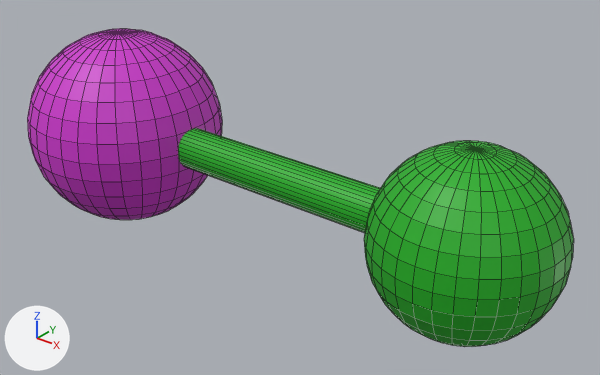
An edit to the FBX model Assets/Atoms/sodium_chloride.fbx, drawn before and after from the same camera.
Camera for both pictures: a camera (50 mm lens) standing at (1.634, -1.313, 0.808) and looking at (0.55, 0.041, -0.031). The lights are fixed; the arrows at lower left show +X, +Y and +Z. Mesh edges are drawn as thin lines.

The first picture shows 'sodium_chloride'.
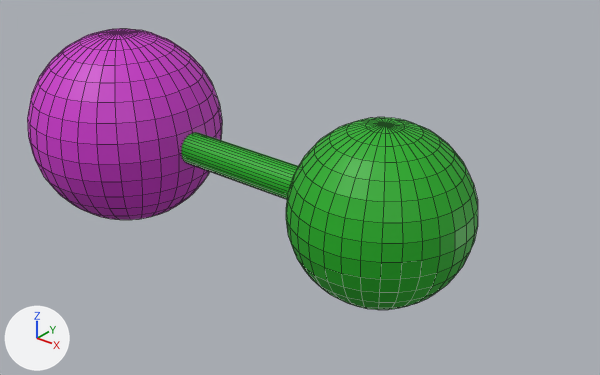
Patch to the scene script:
```diff
--- a/Assets/Atoms/sodium_chloride.fbx.py
+++ b/Assets/Atoms/sodium_chloride.fbx.py
@@ me_plane_045 @@
 me_plane_045.from_pydata(...)  # 1028 vertices, 1058 faces; spans x -0.25..1.2, y -0.25..0.25, z -0.25..0.25
 # used by ob_sodium_chloride; location = (0.0, 0.0, 0.0)
+# me_plane_045 part 1: the loose piece of 482 vertices spanning x 0.8..1.2, y -0.2..0.2, z -0.2..0.2 is moved by (-0.2, 0.0, 0.0)
+# me_plane_045 part 2: the loose piece of 64 vertices spanning x 0.0..1.0, y -0.05..0.05, z -0.05..0.05 is scaled about the mesh origin by 0.8
 me_plane_045.materials.append(mat_chlorine)
```

Boxes (x1, y1, x2, y2) around the edits, measured in the pictures (600 x 375 px; the box of a moved part takes in the faces that stretch with it):
'sodium_chloride', reshaped (18% narrower, 12% shorter)
    before: (27, 29, 574, 347)
    after: (27, 29, 478, 310)
part 1 of me_plane_045, moved or reshaped
    before: (364, 141, 574, 347)
    after: (286, 117, 478, 310)
part 2 of me_plane_045, moved or reshaped
    before: (178, 128, 380, 233)
    after: (181, 132, 298, 199)
